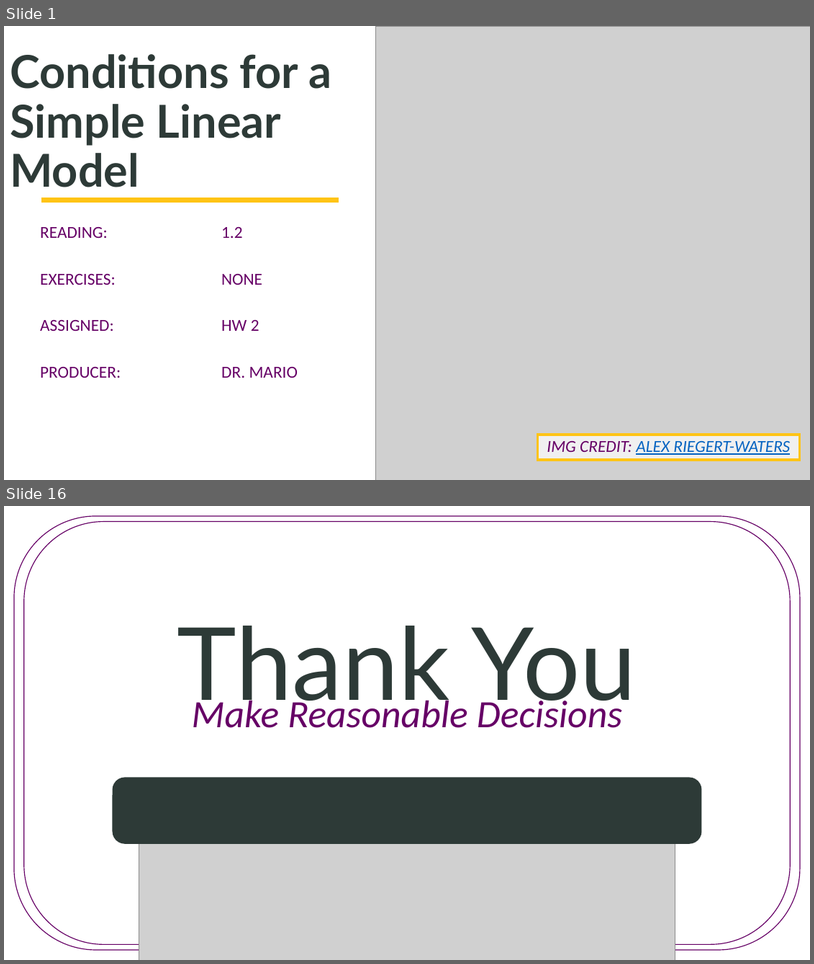
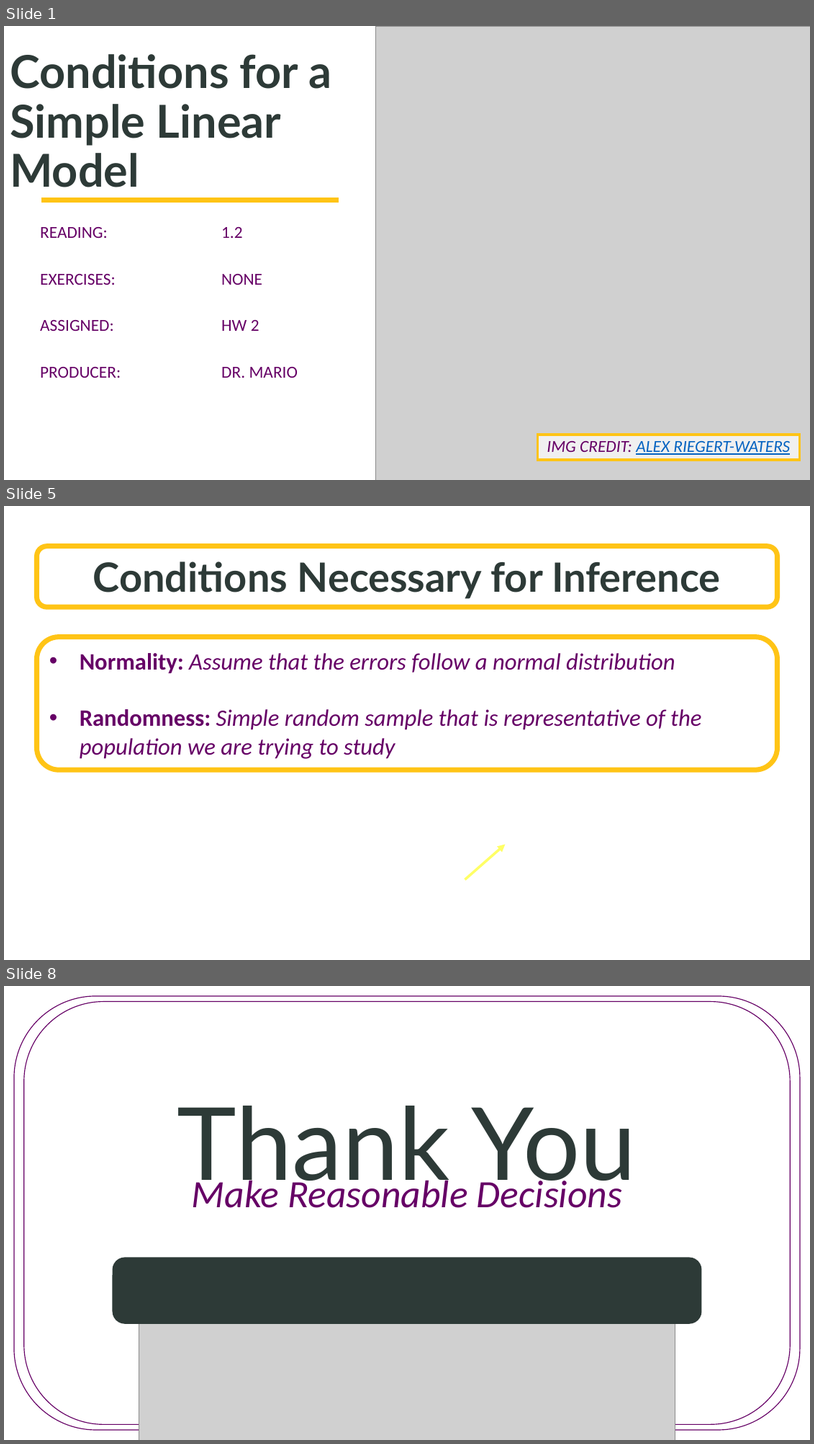
Before and after one commit to SuperMarioGiacomazzo/STOR455_WEBSITE, a slide deck: Lectures/4 - Conditions for a Simple Linear Model.pptx. Shown one above the other, each under a label of ours: slides 1 and 16 before the commit, slides 1, 5 and 8 after it; the slides between them are not shown. The pictures are 814x964 and 814x1444 pixels, drawn with LibreOffice and Linux fonts; fonts in the diff are those of the drawing; grey boxes stand for pictures; background and template pictures are left out. Boxes give left, top, right and bottom in pixels: in the first picture for what was removed or moved away, otherwise in the second. Text is boxed around its words. In the diff, an @@ line names an element or a change of style, - is before the commit and + after.

```diff
--- a/Lectures/4 - Conditions for a Simple Linear Model.pptx
+++ b/Lectures/4 - Conditions for a Simple Linear Model.pptx
@@ slide 5 added at [4, 506, 810, 960], background picture (left out) @@
@@ rounded rectangle added at [36, 546, 778, 607], fill #FFFFFF at 70% opacity, outline #FFC416 6 pt, 48 pt, text #2D3A37, bold @@
+Conditions Necessary for Inference
@@ rounded rectangle added at [36, 636, 778, 770], fill #FFFFFF, outline #FFC416 6 pt, 28 pt, text #660066, italic @@
+• Normality: Assume that the errors follow a normal distribution
+• Randomness: Simple random sample that is representative of the population we are trying to study
@@ arrow added from (465, 879) to (506, 844), #FFFF66 3 pt @@
@@ what was slide 16 is now slide 8 @@
```
Also in this commit, not shown: 5 other slides added, 14 slides removed, 12 other files.
